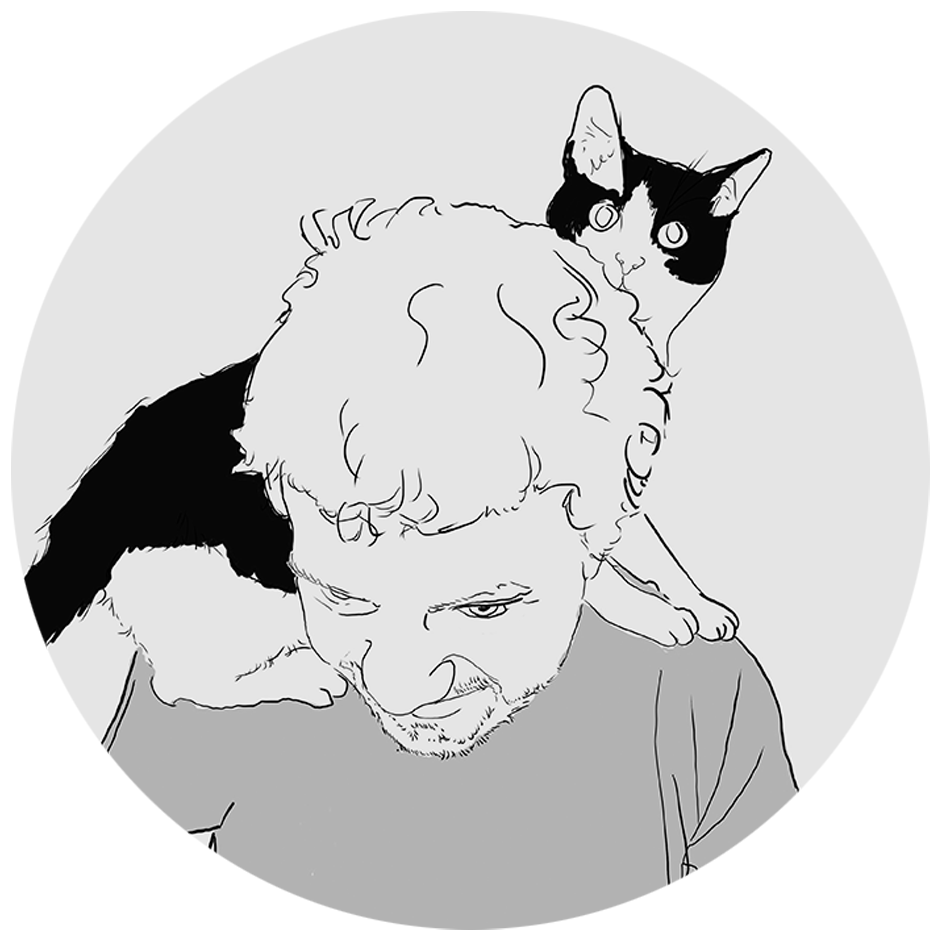
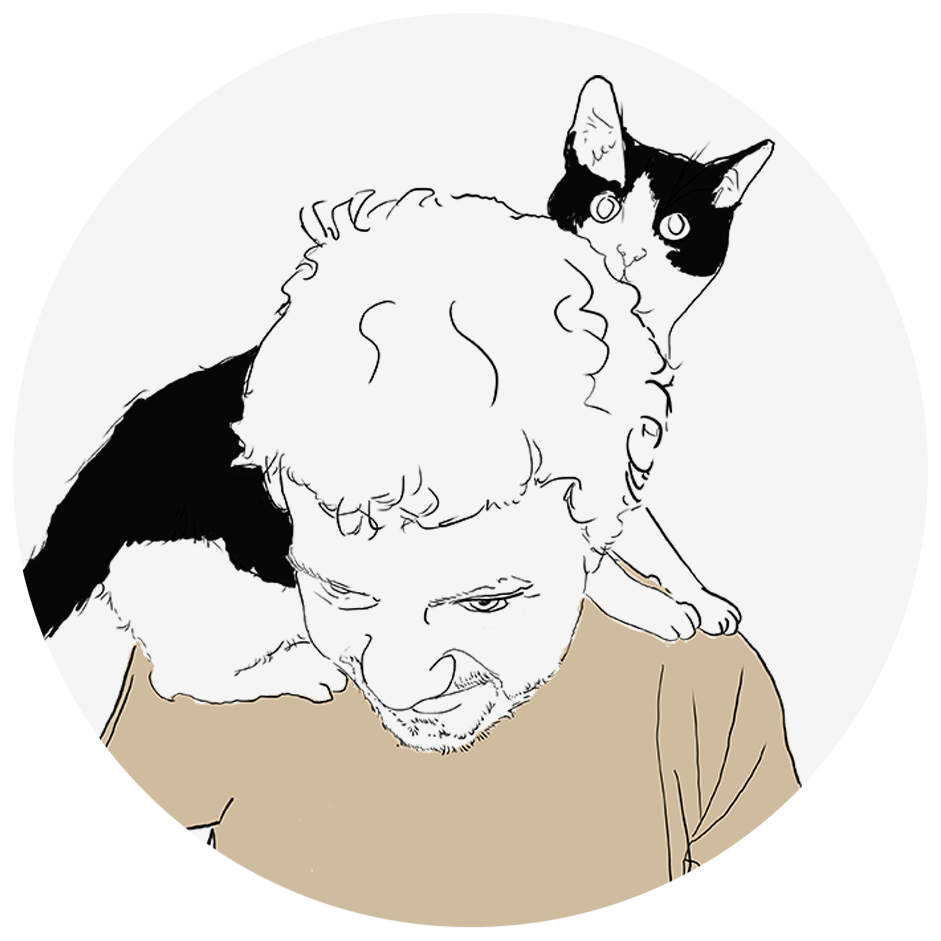
Layers edited between the first and the second 941×941 image:
added layer "Billy_w_Peanut" (1st of 2) above "Layer 1" over [22, 75, 803, 927]
added layer "Layer 1" above "Billy_w_Peanut" over [13, 13, 928, 928]
hid "Billy_w_Peanut" (2nd of 2) over [11, 11, 930, 930]
